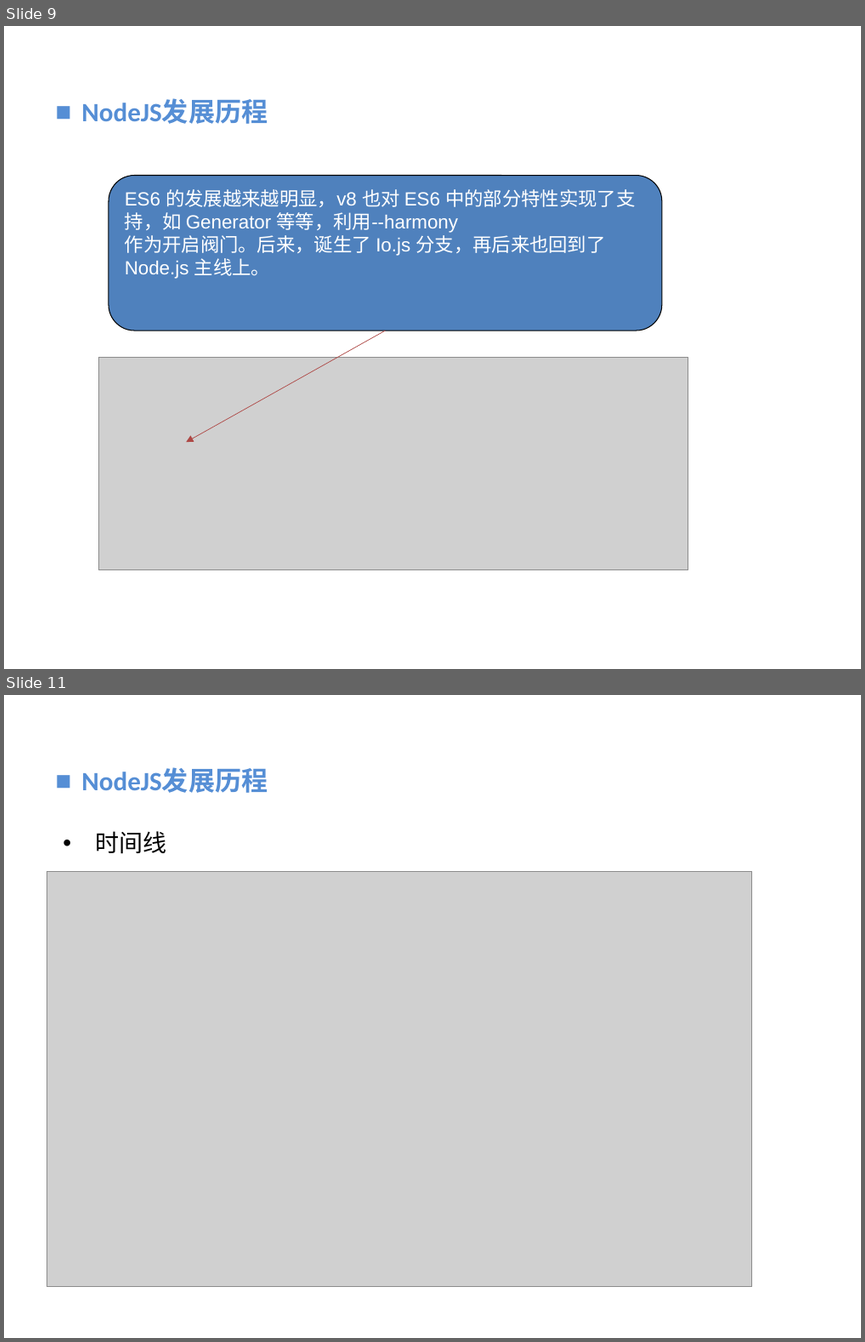
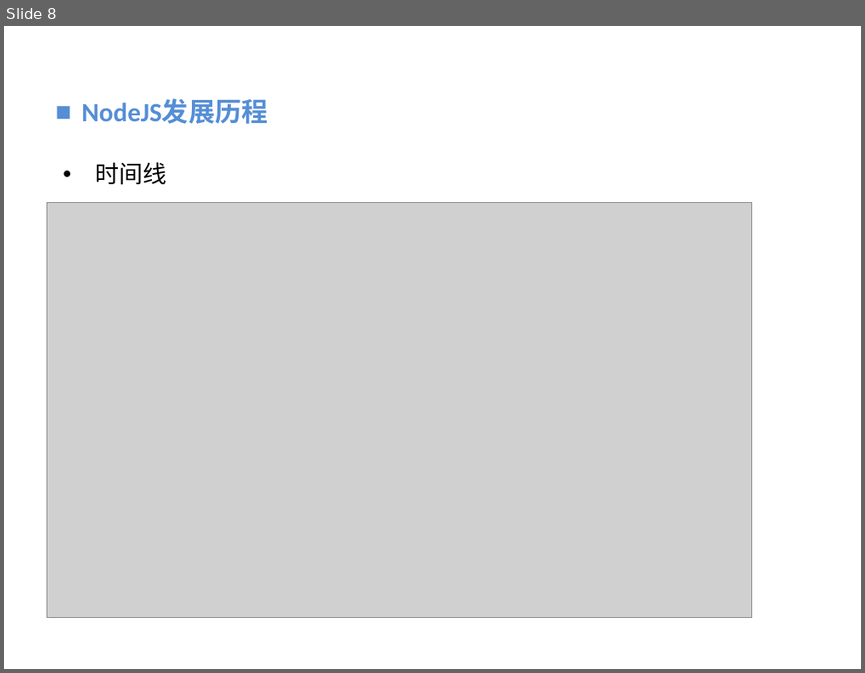
Before and after one commit to vaik/Documents, a slide deck: 我的分享/NodeJS基础概念理解.ppt. Shown one above the other, each under a label of ours: slides 9 and 11 before the commit, slide 8 after it; the slides between them are not shown. The pictures are 865x1342 and 865x673 pixels, drawn with LibreOffice and Linux fonts; fonts in the diff are those of the drawing; grey boxes stand for pictures; background and template pictures are left out. Boxes give left, top, right and bottom in pixels: in the first picture for what was removed or moved away, otherwise in the second. Text is boxed around its words. In the diff, an @@ line names an element or a change of style, - is before the commit and + after.

```diff
--- a/我的分享/NodeJS基础概念理解.ppt
+++ b/我的分享/NodeJS基础概念理解.ppt
@@ slide 9 removed at bbox=[4, 26, 861, 669], background picture (left out) @@
@@ text removed at bbox=[81, 99, 268, 124] @@
-■ NodeJS发展历程
@@ rounded rectangle removed at bbox=[109, 175, 662, 330] @@
-ES6 的发展越来越明显，v8 也对 ES6 中的部分特性实现了支持，如 Generator 等等，利用--harmony
-作为开启阀门。后来，诞生了 Io.js 分支，再后来也回到了 Node.js 主线上。
@@ arrow removed from (386, 330) to (186, 442) @@
@@ picture removed at bbox=[99, 358, 687, 570] @@
@@ what was slide 11 is now slide 8 @@
```
Also in this commit, not shown: 3 slides changed, 2 slides added, 4 other slides removed.
